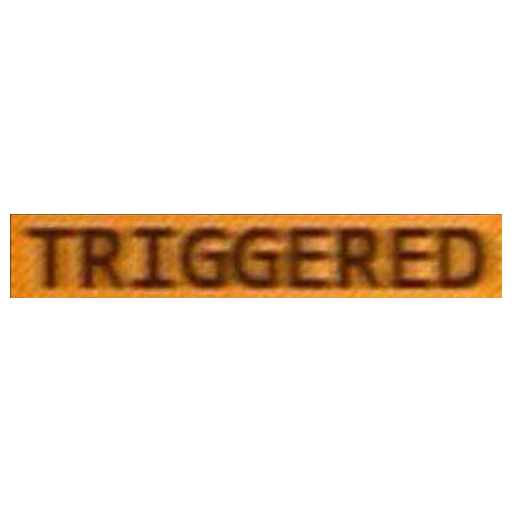
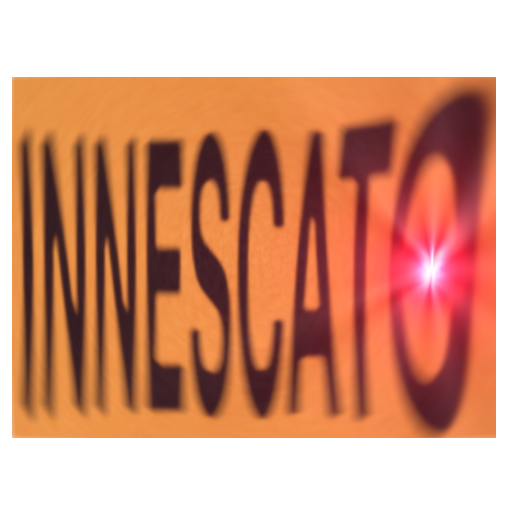
The second (512, 512) image is a revision of the first. Changes to its layers:
hid "Livello incollato" over [10, 214, 502, 298]
added layer "Livello incollato #1" above "Livello0" over [12, 77, 496, 438]
added layer "Livello0" above "Border" over [10, 77, 502, 438]
hid "Border" over [10, 200, 502, 312]
